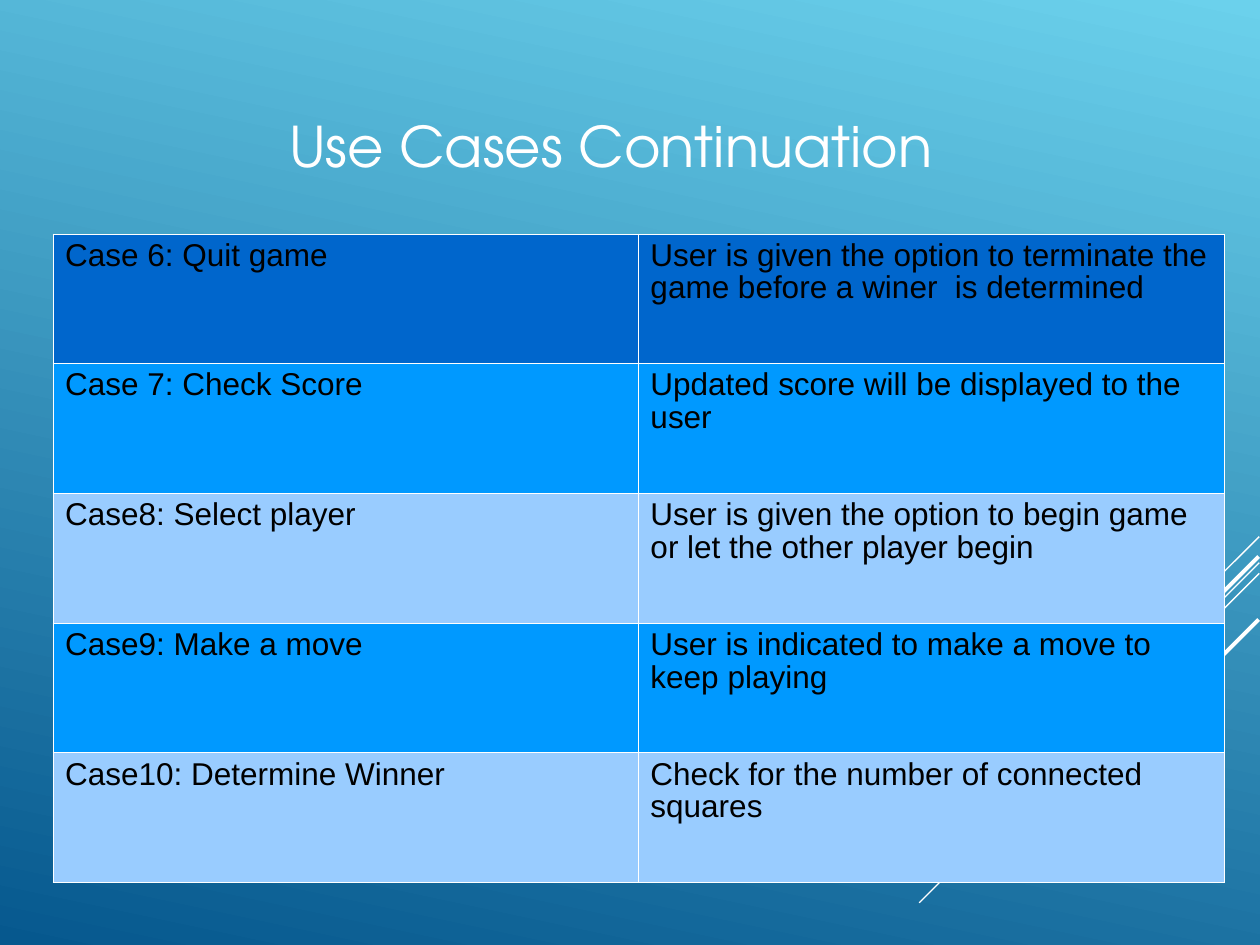
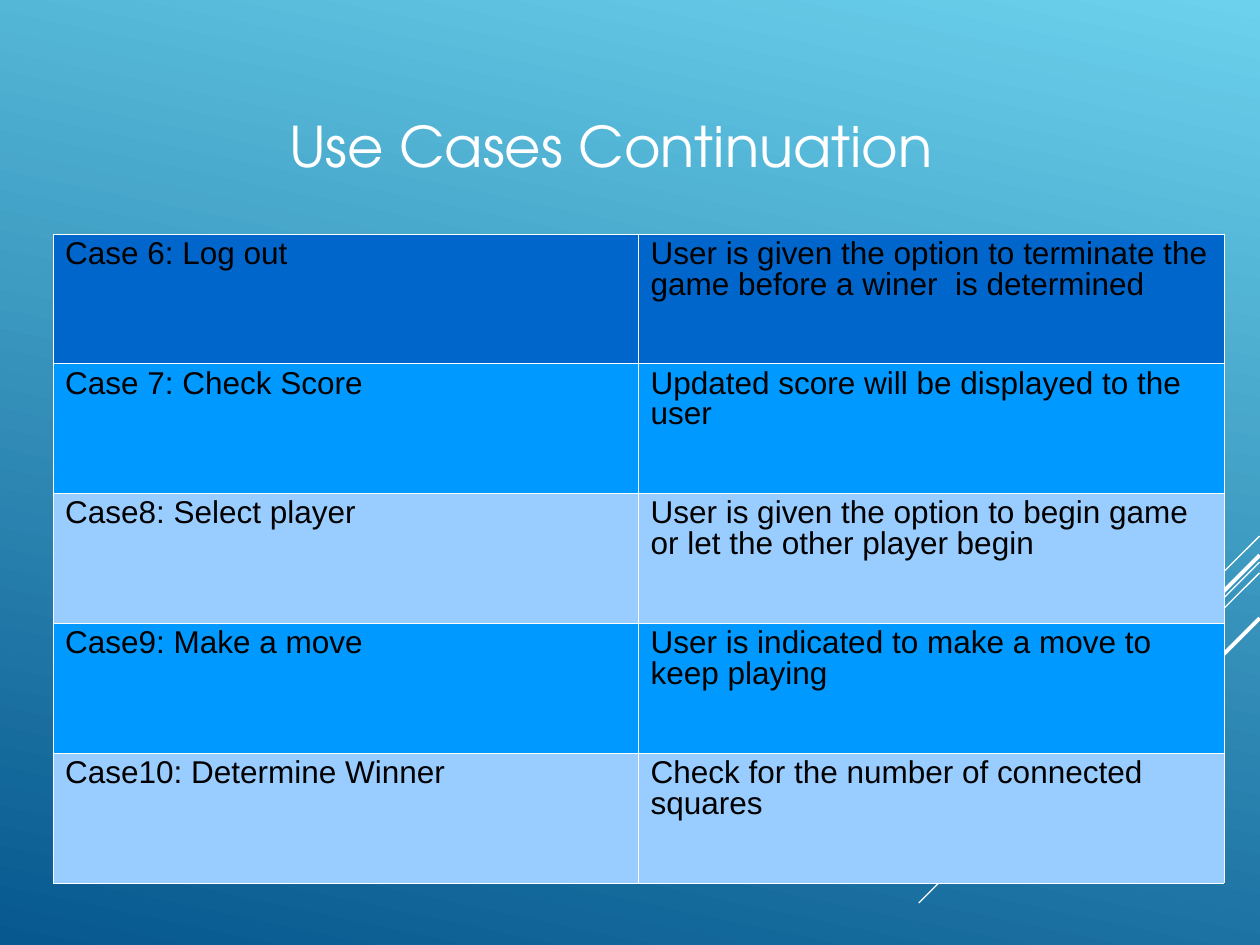
Before and after one commit to Amatarasu/A-Team, a slide deck: slide 14 of Power.Point.Presentation-bk.ppt. Drawn at 1260x945 pixels with LibreOffice and Linux fonts; fonts in the diff are those of the drawing. Boxes give left, top, right and bottom in pixels: in the first picture for what was removed or moved away, otherwise in the second. Text is boxed around its words. In the diff, an @@ line names an element or a change of style, - is before the commit and + after.

```diff
--- a/Power.Point.Presentation-bk.ppt
+++ b/Power.Point.Presentation-bk.ppt
@@ table at bbox=[53, 233, 1225, 882] @@
-row 1, column 1: Case 6: Quit game
+row 1, column 1: Case 6: Log out
@@ line spacing 0.93 to 0.87 @@
```
Also in this commit, not shown: 14 other slides changed, 1 slide added, 1 slide removed.
